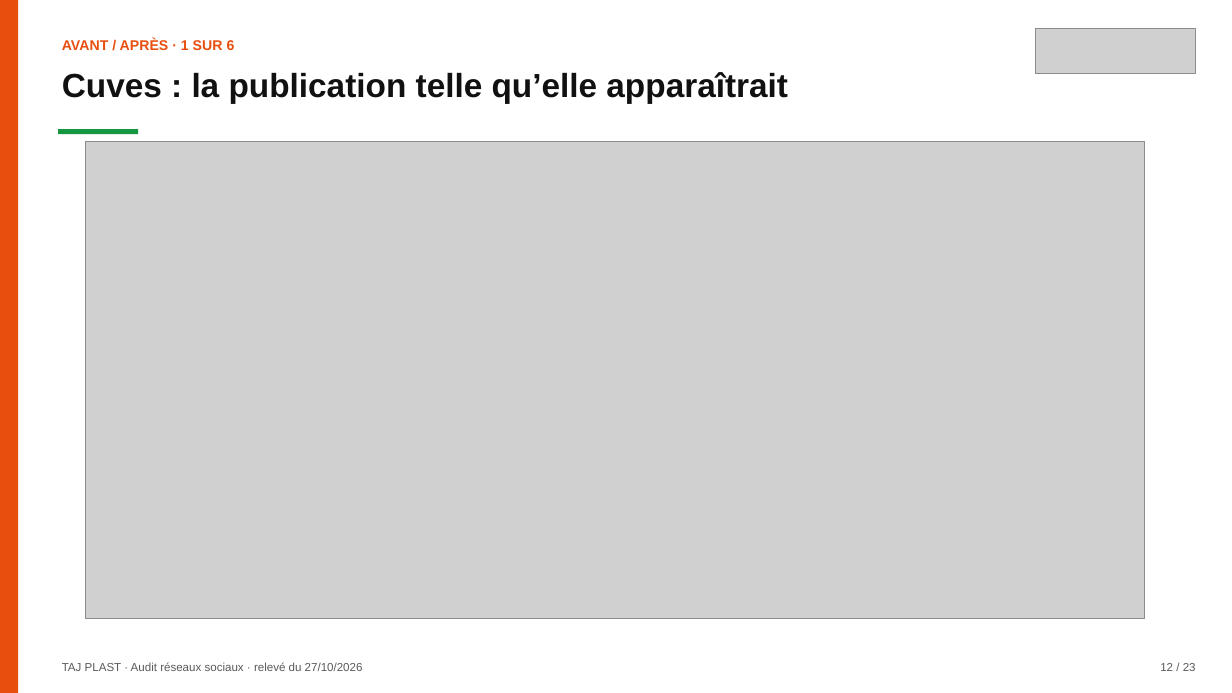
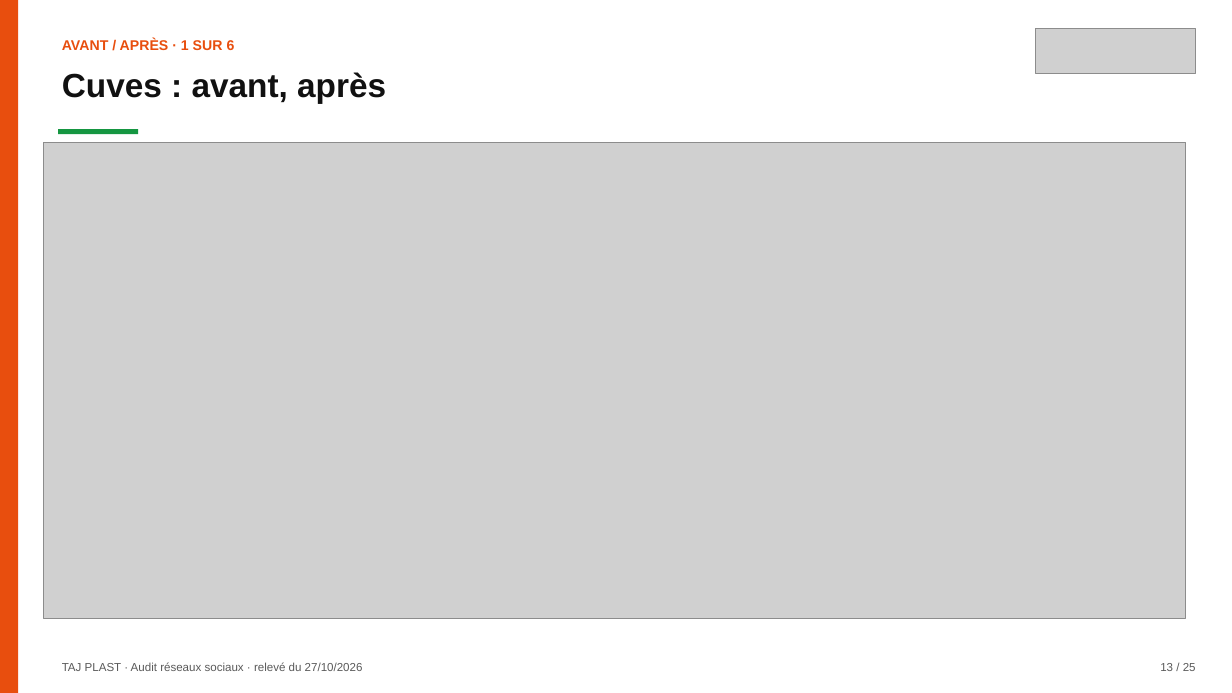
Before and after one commit to leslita06/fatima-unifood-fictif, a slide deck: slide 13 of tmp-tj/261028_tajplast_audit-reseaux-sociaux_v2.pptx (slide 12 before the commit). Drawn at 1232x693 pixels with LibreOffice and Linux fonts; fonts in the diff are those of the drawing; grey boxes stand for pictures. Boxes give left, top, right and bottom in pixels: in the first picture for what was removed or moved away, otherwise in the second. Text is boxed around its words. In the diff, an @@ line names an element or a change of style, - is before the commit and + after.

```diff
--- a/tmp-tj/261028_tajplast_audit-reseaux-sociaux_v2.pptx
+++ b/tmp-tj/261028_tajplast_audit-reseaux-sociaux_v2.pptx
@@ text at [62,72,386,103]: text changed @@
-Cuves : la publication telle qu’elle apparaîtrait
+Cuves : avant, après
@@ picture: place and size @@
-picture at [85,142,1144,619]
+picture at [43,142,1186,618]
```
Also in this commit, not shown: 23 other slides changed, 1 slide added.
